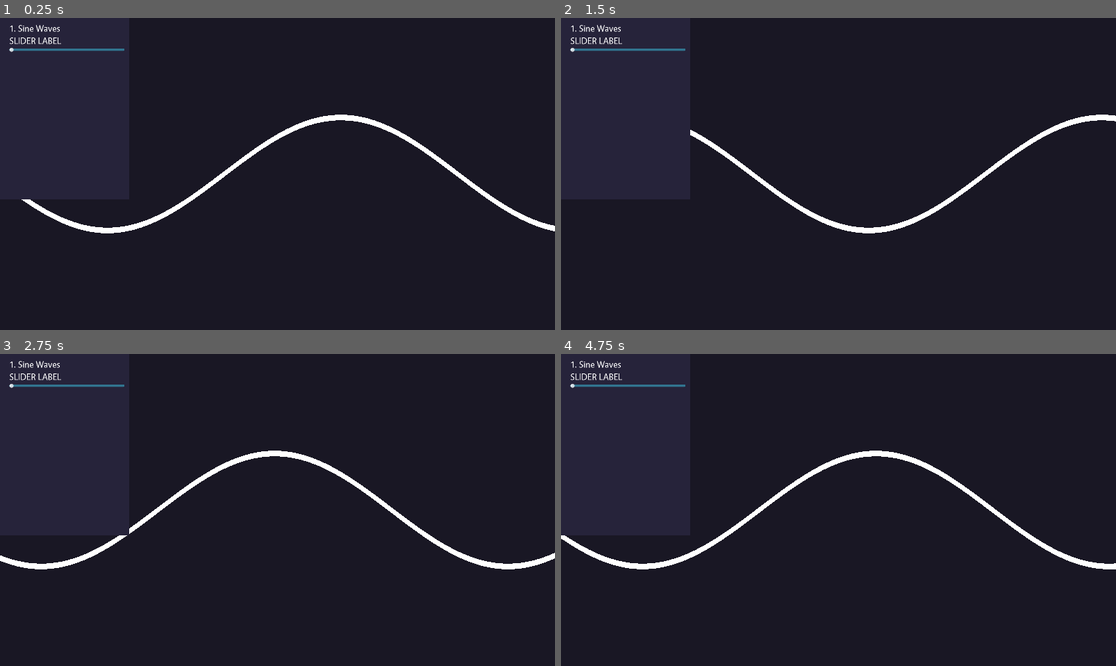
Above: before the commit, frames 1-4 (two rows, left to right).
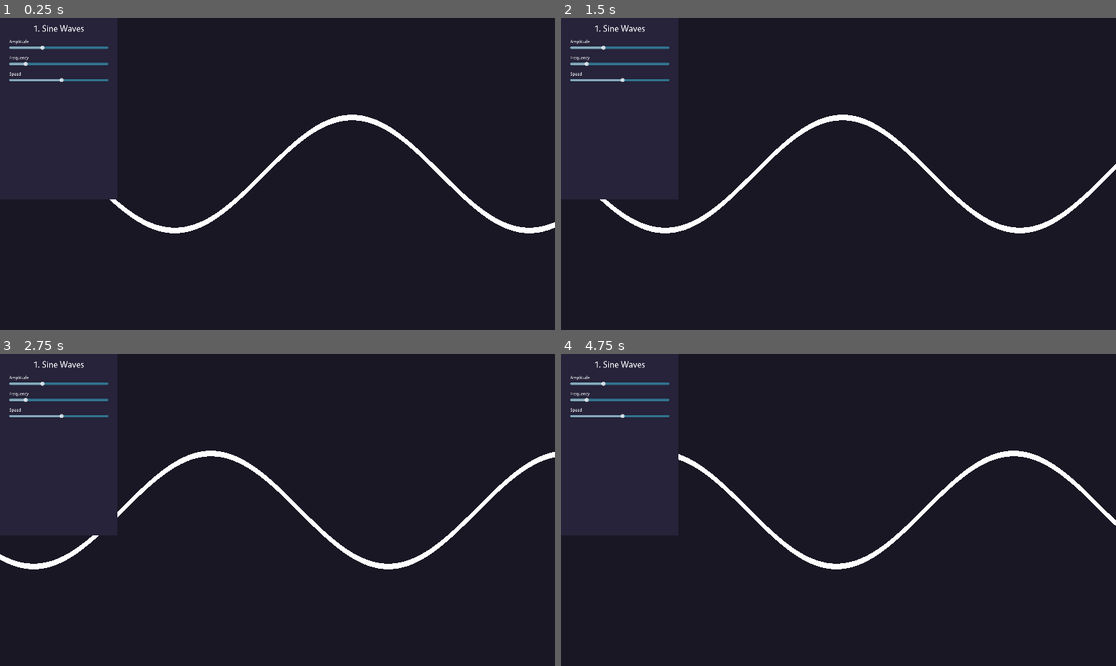
Above: after the commit, the same moments.

Repository: ffernn-dev/HowToWater
Game: Godot game, scene res://main.tscn
The game is run twice, just before and just after one commit, with the same random seed, the same clock (stepped at 60 frames per second) and the same inputs.
Inputs:
- Up to frame 1 (0.25 s): no input
- Up to frame 2 (1.5 s): no input
- Up to frame 3 (2.75 s): no input
- Up to frame 4 (4.75 s): no input

The runs differ from the first frame. In frame 1, 3.5% of the frame differs, in the area x 1-100%, y 2-70%; in frame 2, 3.8%; in frame 3, 4.0%; in frame 4, 4.0%, in the area x 0-100%, y 2-70%.

Commit message:
Controls working rlly well.

Diff:
--- /dev/null
+++ b/main.gd
@@ -0,0 +1,23 @@
+extends Node3D
+
+@onready var ui = $UI
+@onready var water = $Water
+
+@onready var water_shader = water.get_surface_override_material(0)
+
+func set_shader_value(id: String, value: float):
+	water_shader.set("shader_parameter/" + id, value)
+
+func _ready():
+	var data : Array[Dictionary] = [
+		{"type": "slider", "name": "Amplitude", "id": "amplitude", "min": 0.0, "max": 3.0, "default": 1.0},
+		{"type": "slider", "name": "Frequency", "id": "frequency", "min": 0.0, "max": 6.5, "default": 1.0},
+		{"type": "slider", "name": "Speed", "id": "speed", "min": -20.0, "max": 20.0, "default": 1.0},
+	]
+
+	var controls = ui.initialise(data)
+	for node in controls:
+		node.value_changed.connect(_on_control_value_changed)
+
+func _on_control_value_changed(id: String, value: float):
+	set_shader_value(id, value)
--- a/main.tscn
+++ b/main.tscn
@@ -1,13 +1,13 @@
-[gd_scene load_steps=5 format=3 uid="uid://b5t02i8xki8st"]
+[gd_scene load_steps=6 format=3 uid="uid://b5t02i8xki8st"]
 
+[ext_resource type="Script" path="res://main.gd" id="1_0o2n4"]
 [ext_resource type="PackedScene" uid="uid://drg7aswaqob82" path="res://ui.tscn" id="1_bb3k4"]
 [ext_resource type="Material" uid="uid://cpv7mj1arpauk" path="res://water.tres" id="1_lfe61"]
 
 [sub_resource type="BoxMesh" id="BoxMesh_m4372"]
-material = ExtResource("1_lfe61")
 size = Vector3(10, 0.1, 2.08165e-12)
-subdivide_width = 100
-subdivide_height = 100
+subdivide_width = 300
+subdivide_height = 300
 
 [sub_resource type="Environment" id="Environment_217yj"]
 background_mode = 1
@@ -16,12 +16,14 @@
 ambient_light_color = Color(1, 1, 1, 1)
 
 [node name="Main" type="Node3D"]
+script = ExtResource("1_0o2n4")
 
 [node name="UI" parent="." instance=ExtResource("1_bb3k4")]
 
 [node name="Water" type="MeshInstance3D" parent="."]
 transform = Transform3D(1, 0, 0, 0, 1, 0, 0, 0, 1, 2.08165e-12, 2.08165e-12, 5)
 mesh = SubResource("BoxMesh_m4372")
+surface_material_override/0 = ExtResource("1_lfe61")
 
 [node name="Camera3D" type="Camera3D" parent="."]
 transform = Transform3D(1, 0, 0, 0, 1, 0, 0, 0, 1, 2.08165e-12, 2.08165e-12, 8.6)
--- a/main_theme.tres
+++ b/main_theme.tres
@@ -21,8 +21,8 @@
 [resource]
 HSlider/styles/slider = SubResource("StyleBoxFlat_cvtdm")
 MarginContainer/constants/margin_left = 32
-MarginContainer/constants/margin_right = 16
+MarginContainer/constants/margin_right = 32
 MarginContainer/constants/margin_top = 16
 Panel/styles/panel = SubResource("StyleBoxFlat_mr6gb")
-RichTextLabel/font_sizes/normal_font_size = 32
+RichTextLabel/font_sizes/normal_font_size = 16
 RichTextLabel/fonts/normal_font = ExtResource("1_giqsm")
--- a/project.godot
+++ b/project.godot
@@ -19,3 +19,7 @@
 
 window/size/viewport_width=1920
 window/size/viewport_height=1080
+
+[rendering]
+
+anti_aliasing/quality/screen_space_aa=1
--- /dev/null
+++ b/ui.gd
@@ -0,0 +1,29 @@
+extends Control
+
+@onready var main_container = $MainPanel/Margin/Scroll/MainContainer
+
+var slider_scene = preload("res://ui_components/slider.tscn")
+
+func _ready():
+	pass
+
+func initialise(data: Array[Dictionary]) -> Array[Node]:
+	var nodes : Array[Node] = []
+
+	for item in data:
+		if item["type"] == "slider":
+			var slider = slider_scene.instantiate()
+
+			slider.get_node("Label").text = item["name"]
+			slider.id = item["id"]
+			var slider_node = slider.get_node("Slider")
+
+			slider_node.min_value = item["min"]
+			slider_node.max_value = item["max"]
+			slider_node.step = abs(item["max"] - item["min"]) / 100
+			slider_node.value = item["default"]
+
+			main_container.add_child(slider)
+			nodes.append(slider)
+
+	return nodes
--- a/ui.tscn
+++ b/ui.tscn
@@ -1,7 +1,7 @@
 [gd_scene load_steps=3 format=3 uid="uid://drg7aswaqob82"]
 
+[ext_resource type="Script" path="res://ui.gd" id="1_5pc7n"]
 [ext_resource type="Theme" uid="uid://k1njh8stq8p6" path="res://main_theme.tres" id="1_x5rvc"]
-[ext_resource type="PackedScene" uid="uid://d0pb5xegx3un5" path="res://ui_components/slider.tscn" id="2_q3byl"]
 
 [node name="UI" type="Control"]
 layout_mode = 3
@@ -10,14 +10,15 @@
 anchor_bottom = 1.0
 grow_horizontal = 2
 grow_vertical = 2
+script = ExtResource("1_5pc7n")
 
-[node name="Panel" type="Panel" parent="."]
+[node name="MainPanel" type="Panel" parent="."]
 layout_mode = 0
-offset_right = 447.0
-offset_bottom = 629.0
+offset_right = 407.0
+offset_bottom = 628.0
 theme = ExtResource("1_x5rvc")
 
-[node name="MarginContainer" type="MarginContainer" parent="Panel"]
+[node name="Margin" type="MarginContainer" parent="MainPanel"]
 layout_mode = 1
 anchors_preset = 15
 anchor_right = 1.0
@@ -26,19 +27,21 @@
 grow_vertical = 2
 theme = ExtResource("1_x5rvc")
 
-[node name="ScrollContainer" type="ScrollContainer" parent="Panel/MarginContainer"]
+[node name="Scroll" type="ScrollContainer" parent="MainPanel/Margin"]
 layout_mode = 2
+follow_focus = true
 
-[node name="VBoxContainer" type="VBoxContainer" parent="Panel/MarginContainer/ScrollContainer"]
+[node name="MainContainer" type="VBoxContainer" parent="MainPanel/Margin/Scroll"]
 layout_mode = 2
 size_flags_horizontal = 3
+size_flags_vertical = 3
+theme = ExtResource("1_x5rvc")
+theme_override_constants/separation = 16
 
-[node name="Title" type="RichTextLabel" parent="Panel/MarginContainer/ScrollContainer/VBoxContainer"]
-custom_minimum_size = Vector2(2.08165e-12, 39)
+[node name="Title" type="RichTextLabel" parent="MainPanel/Margin/Scroll/MainContainer"]
 layout_mode = 2
 theme = ExtResource("1_x5rvc")
-text = "1. Sine Waves"
-
-[node name="Slider" parent="Panel/MarginContainer/ScrollContainer/VBoxContainer" instance=ExtResource("2_q3byl")]
-custom_minimum_size = Vector2(2.08165e-12, 59)
-layout_mode = 2
+theme_override_font_sizes/normal_font_size = 32
+bbcode_enabled = true
+text = "[center]1. Sine Waves[/center]"
+fit_content = true
--- /dev/null
+++ b/ui_components/slider.gd
@@ -0,0 +1,8 @@
+extends VBoxContainer
+
+signal value_changed
+@export var id := ""
+
+
+func _on_slider_value_changed(value):
+	emit_signal("value_changed", id, value)
--- a/ui_components/slider.tscn
+++ b/ui_components/slider.tscn
@@ -1,6 +1,7 @@
-[gd_scene load_steps=2 format=3 uid="uid://d0pb5xegx3un5"]
+[gd_scene load_steps=3 format=3 uid="uid://d0pb5xegx3un5"]
 
 [ext_resource type="Theme" uid="uid://k1njh8stq8p6" path="res://main_theme.tres" id="1_fhkst"]
+[ext_resource type="Script" path="res://ui_components/slider.gd" id="1_jlpr2"]
 
 [node name="Slider" type="VBoxContainer"]
 anchors_preset = 15
@@ -9,14 +10,17 @@
 grow_horizontal = 2
 grow_vertical = 2
 size_flags_horizontal = 3
-size_flags_vertical = 3
+script = ExtResource("1_jlpr2")
 
-[node name="RichTextLabel" type="RichTextLabel" parent="."]
+[node name="Label" type="RichTextLabel" parent="."]
 layout_mode = 2
 size_flags_vertical = 3
 theme = ExtResource("1_fhkst")
 text = "SLIDER LABEL"
+fit_content = true
 
-[node name="HSlider" type="HSlider" parent="."]
+[node name="Slider" type="HSlider" parent="."]
 layout_mode = 2
 theme = ExtResource("1_fhkst")
+
+[connection signal="value_changed" from="Slider" to="." method="_on_slider_value_changed"]
--- a/water.tres
+++ b/water.tres
@@ -6,5 +6,5 @@
 render_priority = 0
 shader = ExtResource("1_qlw4i")
 shader_parameter/amplitude = 1.0
-shader_parameter/frequency = 0.76
-shader_parameter/speed = 2.87
+shader_parameter/frequency = 1.0
+shader_parameter/speed = 1.0
